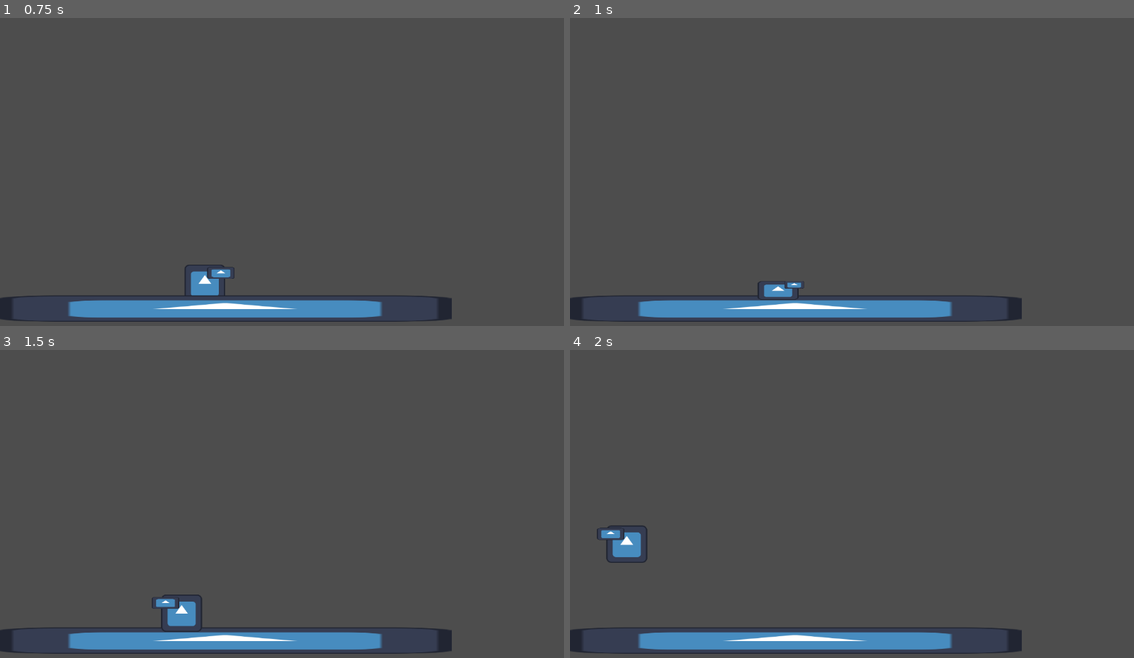
Above: before the commit, frames 1-4 (two rows, left to right).
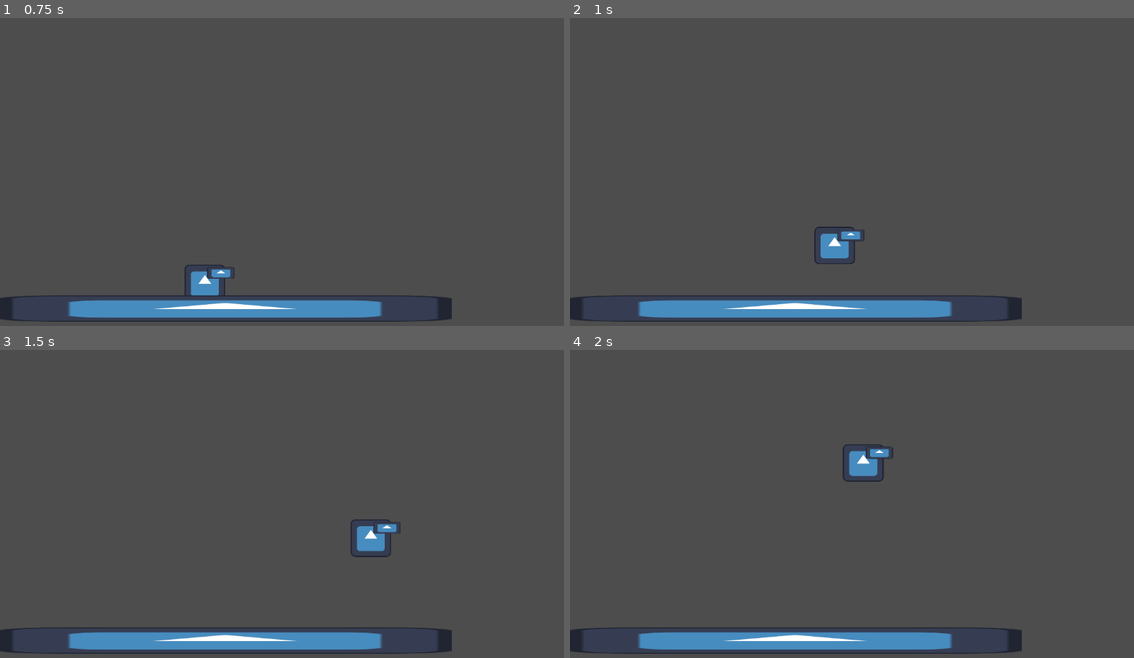
Above: after the commit, the same moments.

Repository: alphaom33/SentientCreaturesReifiedEnCeloSpecus
Game: Godot game, scene res://main.tscn
The game is run twice, just before and just after one commit, with the same random seed, the same clock (stepped at 60 frames per second) and the same inputs. The engine's default icon, where the game draws it, is replaced by a stand-in: a white triangle on a blue panel in a dark square.
Inputs:
- Up to frame 1 (0.75 s): hold Right (move_right) from 0.53 s (still down); hold Down (crouch) from 0.53 s (still down)
- Up to frame 2 (1 s): keep holding Right (move_right); keep holding Down (crouch); tap Up (jump) at 0.77 s; tap X (sword, bound only after the commit) at 0.8 s
- Up to frame 3 (1.5 s): tap Up (jump) at 1.07 s; release Right (move_right) at 1.28 s; release Down (crouch) at 1.28 s; hold Left (move_left) from 1.28 s (still down); tap X (sword, bound only after the commit) at 1.35 s
- Up to frame 4 (2 s): keep holding Left (move_left); tap Up (jump) at 1.52, 1.55, 1.82 s

Frame 1 is identical in both runs. In frame 2, 0.9% of the frame differs, in the area x 33-53%, y 67-92%; in frame 3, 1.2%; in frame 4, 1.2%, in the area x 4-58%, y 30-70%.

Commit message:
fairly close

Diff:
--- a/crouch.gd
+++ /dev/null
@@ -1,20 +0,0 @@
-extends RigidBody2D
-
-var stands: PackedScene
-var sprite: Sprite2D
-
-func _ready():
-	stands = load("res://player.tscn")
-	sprite = $"Sprite2D"
-# Called every frame. 'delta' is the elapsed time since the previous frame.
-func _process(delta):
-	if Input.is_action_pressed("move_left"):
-		sprite.scale.x = -0.65
-	elif Input.is_action_pressed("move_right"):
-		sprite.scale.x = 0.65
-
-	if Input.is_action_just_released("crouch"):
-		var a = stands.instantiate()
-		get_parent().add_child(a)
-		get_parent().get_node("Player").position = position - Vector2(0, 25)
-		queue_free()
--- a/crouch.tscn
+++ /dev/null
@@ -1,33 +0,0 @@
-[gd_scene load_steps=5 format=3 uid="uid://hb2juoeu12y5"]
-
-[ext_resource type="Script" path="res://crouch.gd" id="1_i2nmc"]
-[ext_resource type="Texture2D" uid="uid://npg60ehoklq0" path="res://icon.svg" id="2_isuck"]
-
-[sub_resource type="RectangleShape2D" id="RectangleShape2D_m4ee0"]
-size = Vector2(83, 76)
-
-[sub_resource type="RectangleShape2D" id="RectangleShape2D_l2kqr"]
-size = Vector2(76, 75)
-
-[node name="Crouch" type="RigidBody2D"]
-position = Vector2(0, 25)
-script = ExtResource("1_i2nmc")
-
-[node name="CollisionShape2D" type="CollisionShape2D" parent="."]
-scale = Vector2(1, 0.5)
-shape = SubResource("RectangleShape2D_m4ee0")
-
-[node name="Sprite2D" type="Sprite2D" parent="."]
-scale = Vector2(0.65, 0.3)
-texture = ExtResource("2_isuck")
-
-[node name="Sprite2D" type="Sprite2D" parent="Sprite2D"]
-position = Vector2(50.536, -38.6445)
-scale = Vector2(0.488036, 0.396179)
-texture = ExtResource("2_isuck")
-
-[node name="Area2D" type="Area2D" parent="."]
-scale = Vector2(1, 0.5)
-
-[node name="CollisionShape2D" type="CollisionShape2D" parent="Area2D"]
-shape = SubResource("RectangleShape2D_l2kqr")
--- a/player.gd
+++ b/player.gd
@@ -12,7 +12,7 @@
 var maxAir = Vector2(500, 1000)
 var airDrag = 1
 
-var jump = 27000
+var jump = 30000
 var jump_timer_max = 0.35
 var jump_timer = jump_timer_max
 
@@ -25,15 +25,14 @@
 var sword: PackedScene
 signal newSword(sign, off, rot)
 var swording = false
-
-var crouch: PackedScene
+var sword_offset = 50
+var sword_wait = 0.1
 
 var sprite: Sprite2D
 
 # Called when the node enters the scene tree for the first time.
 func _ready():
 	onGround()
-	crouch = load("res://crouch.tscn")
 	sword = load("res://sword.tscn")
 	sprite = $"Sprite2D"
 
@@ -47,7 +46,9 @@
 		airMove()
 
 	if not swording:
-		joinp(delta)
+		fence()
+
+	joinp(delta)
 
 	if linear_velocity.y > 0:
 		if Input.is_action_pressed("jump"):
@@ -78,22 +79,16 @@
 		kill()
 
 func groundMove():
-	if Input.is_action_pressed("move_left") and not swording:
+	if Input.is_action_pressed("move_left"):
 		apply_central_force(Vector2.LEFT * horizonZeroSpeed)
 		sprite.scale.x = -0.65
-	elif Input.is_action_pressed("move_right") and not swording:
+	elif Input.is_action_pressed("move_right"):
 		apply_central_force(Vector2.RIGHT * horizonZeroSpeed)
 		sprite.scale.x = 0.65
 	apply_central_force(Vector2(-linear_velocity.x * negatSpeed, 0))
 
 	var dir = clamp(sign(sprite.scale.x), 0, 1)
 	linear_velocity.x = clamp(linear_velocity.x, (1 - dir) * -maxHorizonSpeed, dir * maxHorizonSpeed)
-
-	if Input.is_action_pressed("crouch"):
-		var newMe = crouch.instantiate()
-		get_parent().add_child(newMe)
-		get_parent().get_node("Crouch").position = position + Vector2(0, 25)
-		queue_free()
 
 func airMove():
 	if Input.is_action_pressed("move_left") and linear_velocity.x > -maxAir.x:
@@ -103,8 +98,17 @@
 	else:
 		apply_central_force(Vector2(-linear_velocity.x * airDrag, 0))
 
+func fence():
+	if Input.is_action_pressed("sword"):
+		var new = sword.instantiate();
+		add_child(new)
+		new.position.x = sign(sprite.scale.x) * sword_offset
+		new.scale.x = sign(sprite.scale.x)
+		swording = true
+
+		new.connect("died", no_sword)
+
 func joinp(delta):
-	print(jump_timer)
 	if Input.is_action_pressed("jump") and jump_timer > 0:
 			numJumps -= 1
 			linear_velocity = Vector2(linear_velocity.x, clamp(linear_velocity.y, 0, float('inf')))
@@ -116,5 +120,12 @@
 	swording = false
 	negatSpeed = 13
 
+func no_sword():
+	var timer = Timer.new()
+	timer.wait_time = sword_wait
+	timer.autostart = true
+	timer.connect("timeout", func():
+		swording = false)
+
 func kill():
 	pass
--- a/project.godot
+++ b/project.godot
@@ -39,3 +39,8 @@
 , Object(InputEventKey,"resource_local_to_scene":false,"resource_name":"","device":-1,"window_id":0,"alt_pressed":false,"shift_pressed":false,"ctrl_pressed":false,"meta_pressed":false,"pressed":false,"keycode":0,"physical_keycode":90,"key_label":0,"unicode":122,"echo":false,"script":null)
 ]
 }
+sword={
+"deadzone": 0.5,
+"events": [Object(InputEventKey,"resource_local_to_scene":false,"resource_name":"","device":-1,"window_id":0,"alt_pressed":false,"shift_pressed":false,"ctrl_pressed":false,"meta_pressed":false,"pressed":false,"keycode":0,"physical_keycode":88,"key_label":0,"unicode":120,"echo":false,"script":null)
+]
+}
--- a/sword.gd
+++ b/sword.gd
@@ -1,35 +1,26 @@
 extends Node2D
 
 var timi: Timer
-@export var countDown: float
+var count_down: float = 0.1
+var angle: float = 60
+
 var player: RigidBody2D
-var playerGrounded
-var playerSide: float
-var playerOffset: Vector2
-var m_rot: float
 signal died
 
 # Called when the node enters the scene tree for the first time.
 func _ready():
-	player = get_parent().get_node("Player")
-	player.connect("ground", onGround)
-	player.connect("newSword", get_side)
-	timi = get_node("Timer")
-	timi.start(countDown)
+	player = get_parent()
+	timi = $"Timer"
+	timi.start(count_down)
 
 # Called every frame. 'delta' is the elapsed time since the previous frame.
 func _process(_delta):
-	position = player.position + Vector2(playerOffset.x * playerSide, playerOffset.y)
-	rotation_degrees = m_rot
-	print(playerGrounded)
-	if timi.time_left <= 0 and playerGrounded:
+	if timi.time_left <= 0:
 		died.emit()
 		queue_free()
+	else:
+		print(scale.x)
+		rotation_degrees = lerp(scale.x * angle, -scale.x * angle, timi.time_left / count_down)
 
-func onGround(newGround):
-	playerGrounded = newGround
-
-func get_side(side, offset, rot):
-	playerSide = side
-	playerOffset = offset
-	m_rot = rot
+func lerp(a, b, t):
+	return a + (b - a) * t
--- a/sword.tscn
+++ b/sword.tscn
@@ -8,7 +8,6 @@
 
 [node name="Sword" type="Node2D"]
 script = ExtResource("1_m7pg8")
-countDown = 0.3
 
 [node name="Area2D" type="Area2D" parent="."]
 collision_layer = 2
